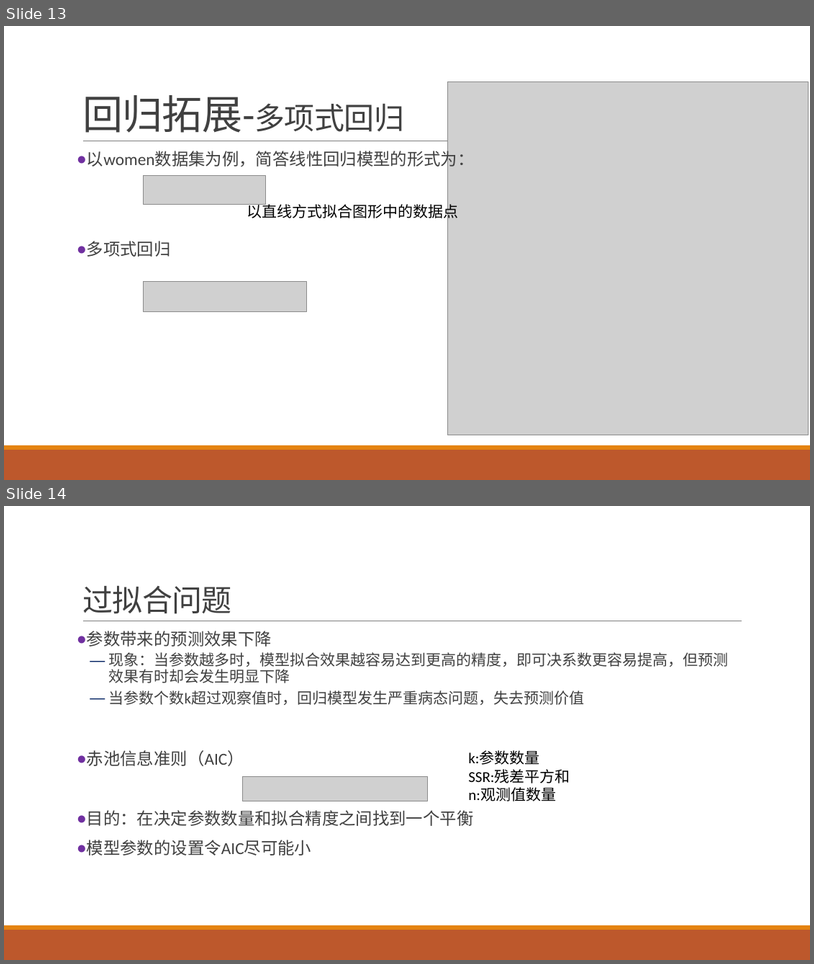
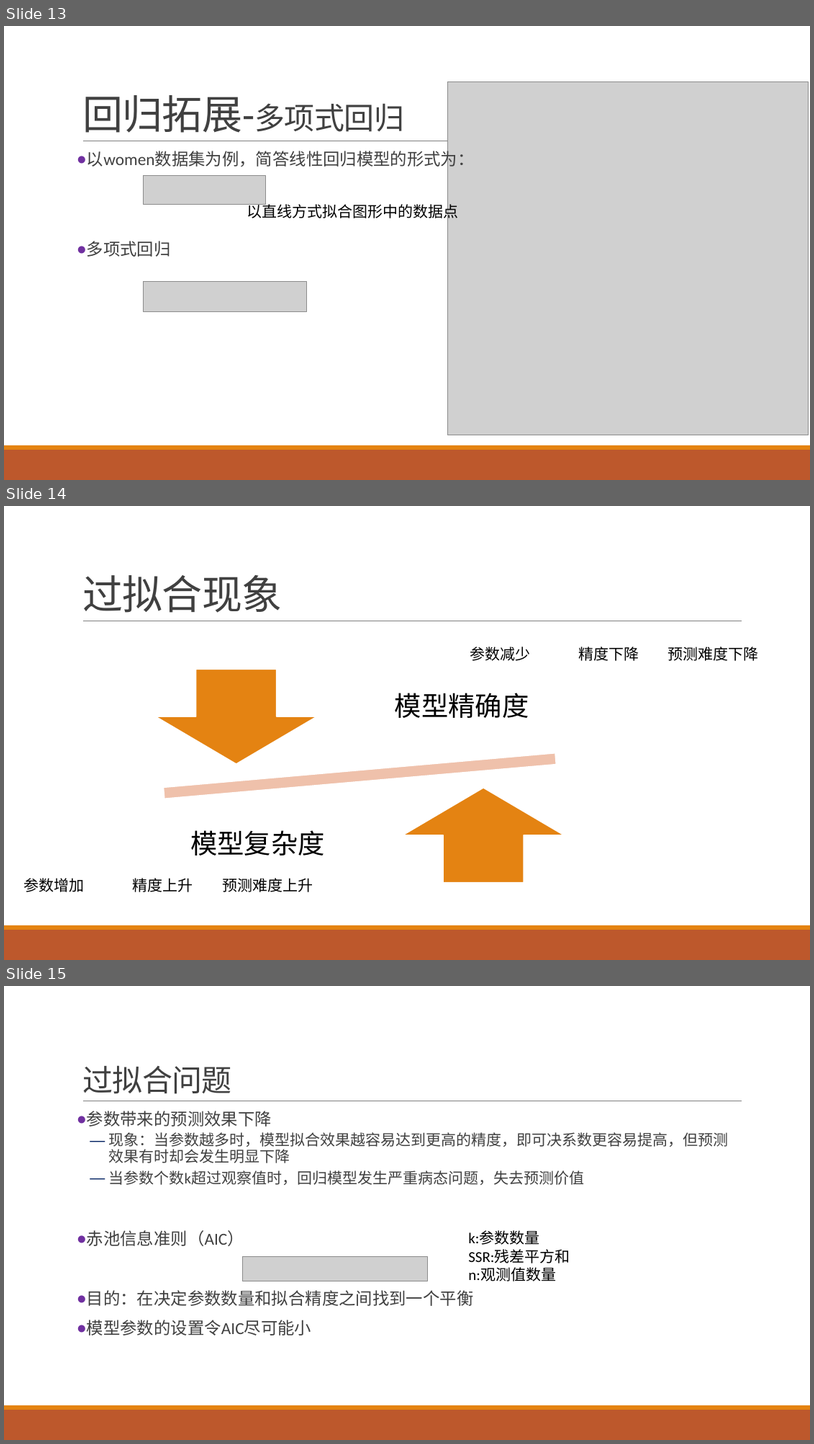
Before and after one commit to exoplanetX/DataAnalytics, a slide deck: 数据分析-7-预测.pptx. Shown one above the other, each under a label of ours: slides 13 and 14 before the commit, slides 13, 14 and 15 after it. The pictures are 814x964 and 814x1444 pixels, drawn with LibreOffice and Linux fonts; fonts in the diff are those of the drawing; grey boxes stand for pictures. Boxes give left, top, right and bottom in pixels: in the first picture for what was removed or moved away, otherwise in the second. Text is boxed around its words. In the diff, an @@ line names an element or a change of style, - is before the commit and + after.

```diff
--- a/数据分析-7-预测.pptx
+++ b/数据分析-7-预测.pptx
@@ slide 14 added at [4,506,810,960], background #FFFFFF; not listed: 3 template elements that a slide beside it also shows @@
@@ title added at [82,575,283,613], 48 pt, text #404040 @@
+过拟合现象
@@ text added at [470,646,530,661], 18 pt, text #000000 @@
+参数减少
@@ text added at [579,646,639,661], 18 pt, text #000000 @@
+精度下降
@@ text added at [669,646,759,661], 18 pt, text #000000 @@
+预测难度下降
@@ group added at [91,669,629,883]: 2 texts, 1 math minus, 1 down arrow, 1 up arrow @@
+模型精确度
+模型复杂度
@@ text added at [24,878,85,892], 18 pt, text #000000 @@
+参数增加
@@ text added at [133,878,193,892], 18 pt, text #000000 @@
+精度上升
@@ text added at [222,878,313,892], 18 pt, text #000000 @@
+预测难度上升
@@ what was slide 14 is now slide 15 @@
```
Also in this commit, not shown: 6 slides changed, 1 slide removed.
